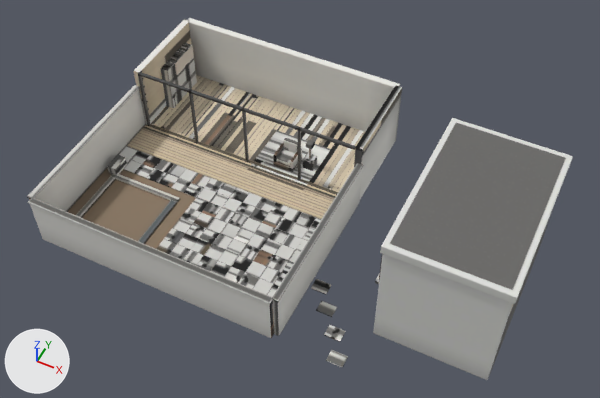
The glTF model public/models/valora-house.glb as it was, and as the next commit left it.
Rendered twice from a 50 mm camera at (12.98, -17.91, 25.05) aimed at (3.64, 0.78, 1.68). Arrows for +X, +Y and +Z are at lower left; the lights stay in place. The older version comes first. Vertices at exactly the same position are counted once.

Names of what the first picture shows: 'valora-house'.
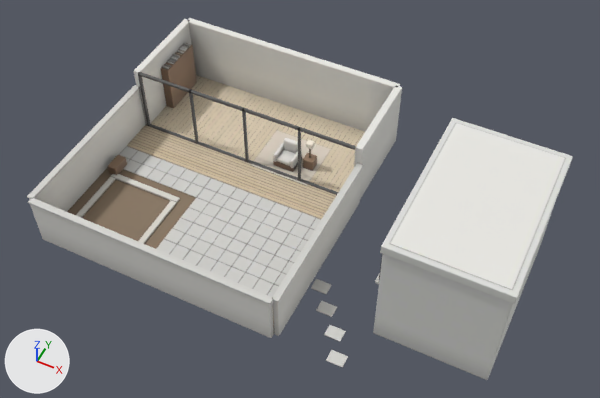
Boxes [x1, y1, x2, y2] around the edits, measured in the pictures (600 x 398 px; the box of a moved part takes in the faces that stretch with it):
part 1 of me_room_floor, moved or reshaped
    before: [165, 43, 191, 67]
    after: [162, 44, 191, 69]
part 2 of me_room_floor, surface changed (grey to white)
    both: [27, 19, 565, 378]

Patch to the scene script:
```diff
--- a/public/models/valora-house.glb.py
+++ b/public/models/valora-house.glb.py
@@ me_room_floor @@
 # used by ob_valora_house; location = (0.0, 0.0, 0.0)
-me_room_floor.from_pydata(...)  # 16948 vertices, 30834 faces; spans x -5.2..12.4, y -4.2..7.2, z -0.4..5.0
+me_room_floor.from_pydata(...)  # 16892 vertices, 30726 faces; spans x -5.2..12.4, y -4.2..7.2, z -0.4..5.0
+# me_room_floor part 1: 770 vertices moved within x -4.8..-4.5, y 4.5..6.2, z 0.4..2.3; 1102 vertices removed from x -4.8..-4.5, y 4.5..6.3, z 0.4..2.3; 1102 vertices added at x -4.8..-4.5, y 4.4..6.3, z 0.4..2.3
+# me_room_floor part 2: 23402 kept faces spanning x -5.2..12.4, y -4.2..7.1, z -0.4..5.0 get new texture (UV) coordinates
+# other edits to the shape of me_room_floor do not show in these pictures
 me_room_floor.materials.append(mat_oak)
```
